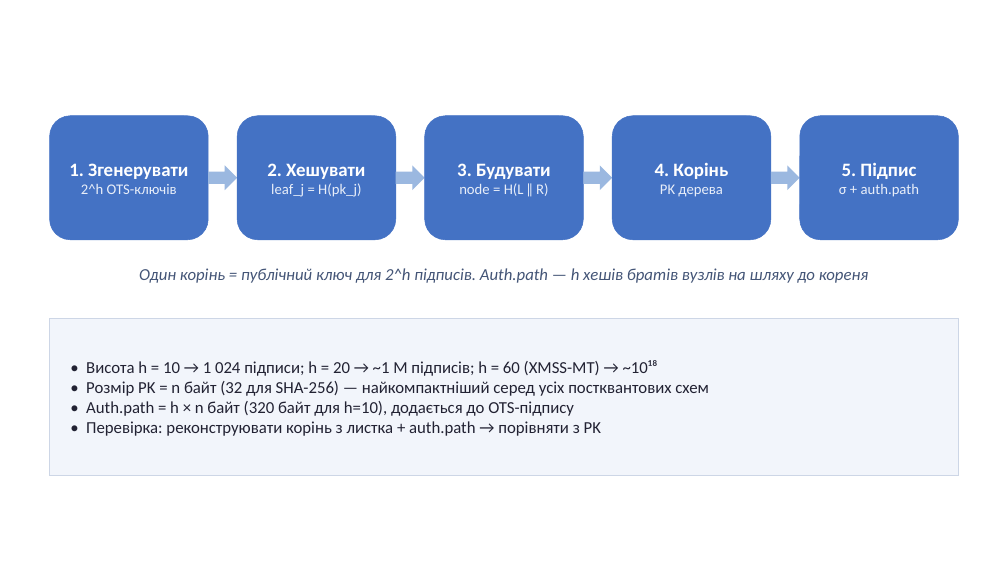
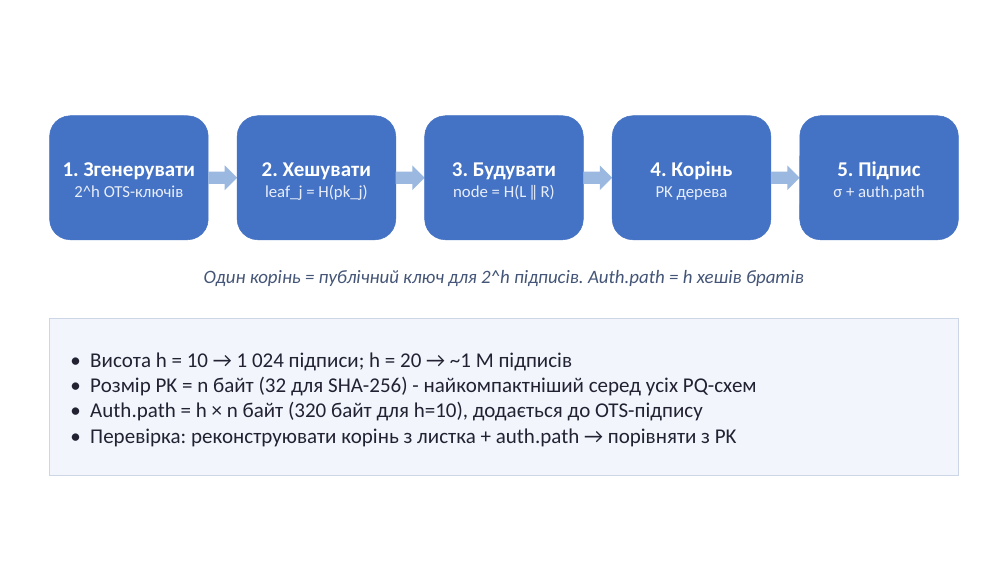
Before and after one commit to Andriykooo/ifntung-studies, a slide deck: slide 23 of Year 1/Постквантова криптографія/UA/2026/PPT/Презентація_7.pptx (slide 24 before the commit). Drawn at 1008x567 pixels with LibreOffice and Linux fonts; fonts in the diff are those of the drawing. Boxes give left, top, right and bottom in pixels: in the first picture for what was removed or moved away, otherwise in the second. Text is boxed around its words. In the diff, an @@ line names an element or a change of style, - is before the commit and + after.

Commit message:
feat(post-quantum-cryptography): update labs formatting. Fix lab and presentation

```diff
--- a/Year 1/Постквантова криптографія/UA/2026/PPT/Презентація_7.pptx
+++ b/Year 1/Постквантова криптографія/UA/2026/PPT/Презентація_7.pptx
@@ rounded rectangle "1. Згенерувати" at [50, 116, 209, 240]: size 18 to 20 pt in "1. Згенерувати"; size 14 to 16 pt in "2^h OTS-ключів" @@
@@ rounded rectangle "2. Хешувати" at [237, 116, 396, 240]: size 18 to 20 pt in "2. Хешувати"; size 14 to 16 pt in "leaf_j = H(pk_j)" @@
@@ rounded rectangle "3. Будувати" at [425, 116, 584, 240]: size 18 to 20 pt in "3. Будувати"; size 14 to 16 pt in "node = H(L ‖ R)" @@
@@ rounded rectangle "4. Корінь" at [613, 116, 771, 240]: size 18 to 20 pt in "4. Корінь"; size 14 to 16 pt in "PK дерева" @@
@@ rounded rectangle "5. Підпис" at [800, 116, 959, 240]: size 18 to 20 pt in "5. Підпис"; size 14 to 16 pt in "σ + auth.path" @@
@@ text at [204, 270, 804, 286]: text changed; size 16 to 18 pt @@
-Один корінь = публічний ключ для 2^h підписів. Auth.path — h хешів братів вузлів на шляху до кореня
+Один корінь = публічний ключ для 2^h підписів. Auth.path = h хешів братів
@@ text in rectangle at [90, 352, 757, 396]: text changed; size 16 to 20 pt @@
-• Висота h = 10 → 1 024 підписи; h = 20 → ~1 М підписів; h = 60 (XMSS-MT) → ~10¹⁸
-• Розмір PK = n байт (32 для SHA-256) — найкомпактніший серед усіх постквантових схем
+• Висота h = 10 → 1 024 підписи; h = 20 → ~1 М підписів
+• Розмір PK = n байт (32 для SHA-256) - найкомпактніший серед усіх PQ-схем
@@ text in rectangle at [90, 402, 737, 447]: size 16 to 20 pt in "• Auth.path = h × n байт ...", "• Перевірка: реконструювати корінь з листка + ..." @@
```
Also in this commit, not shown: 24 other slides changed, 1 slide removed, 4 other files.
